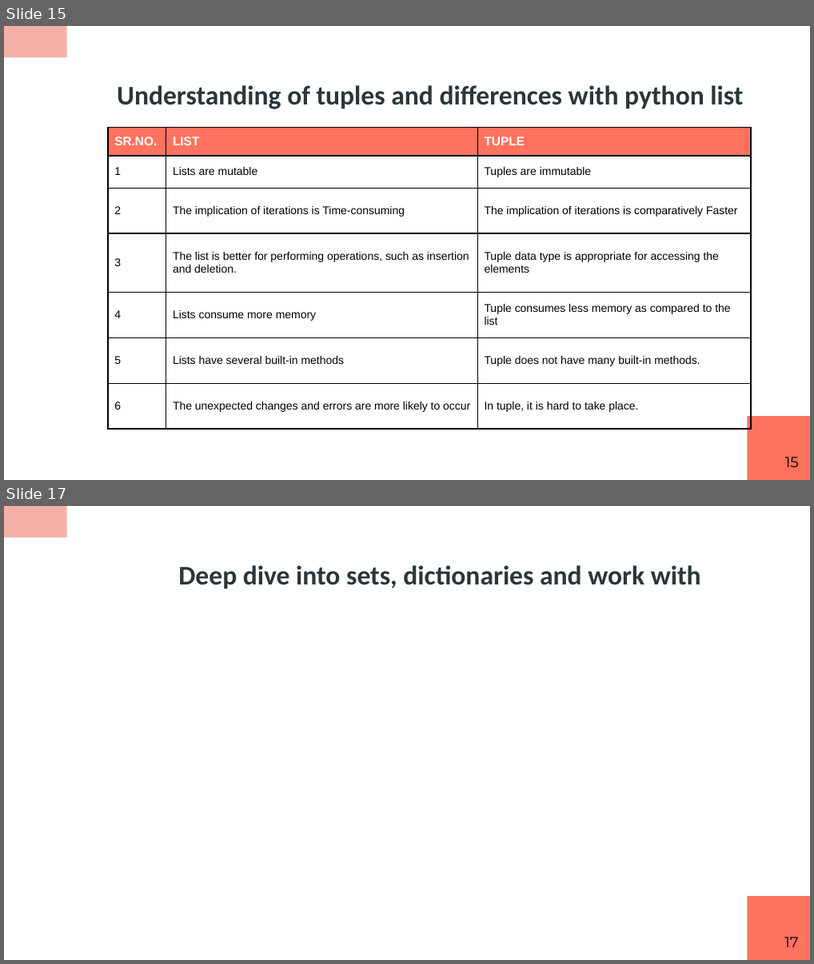
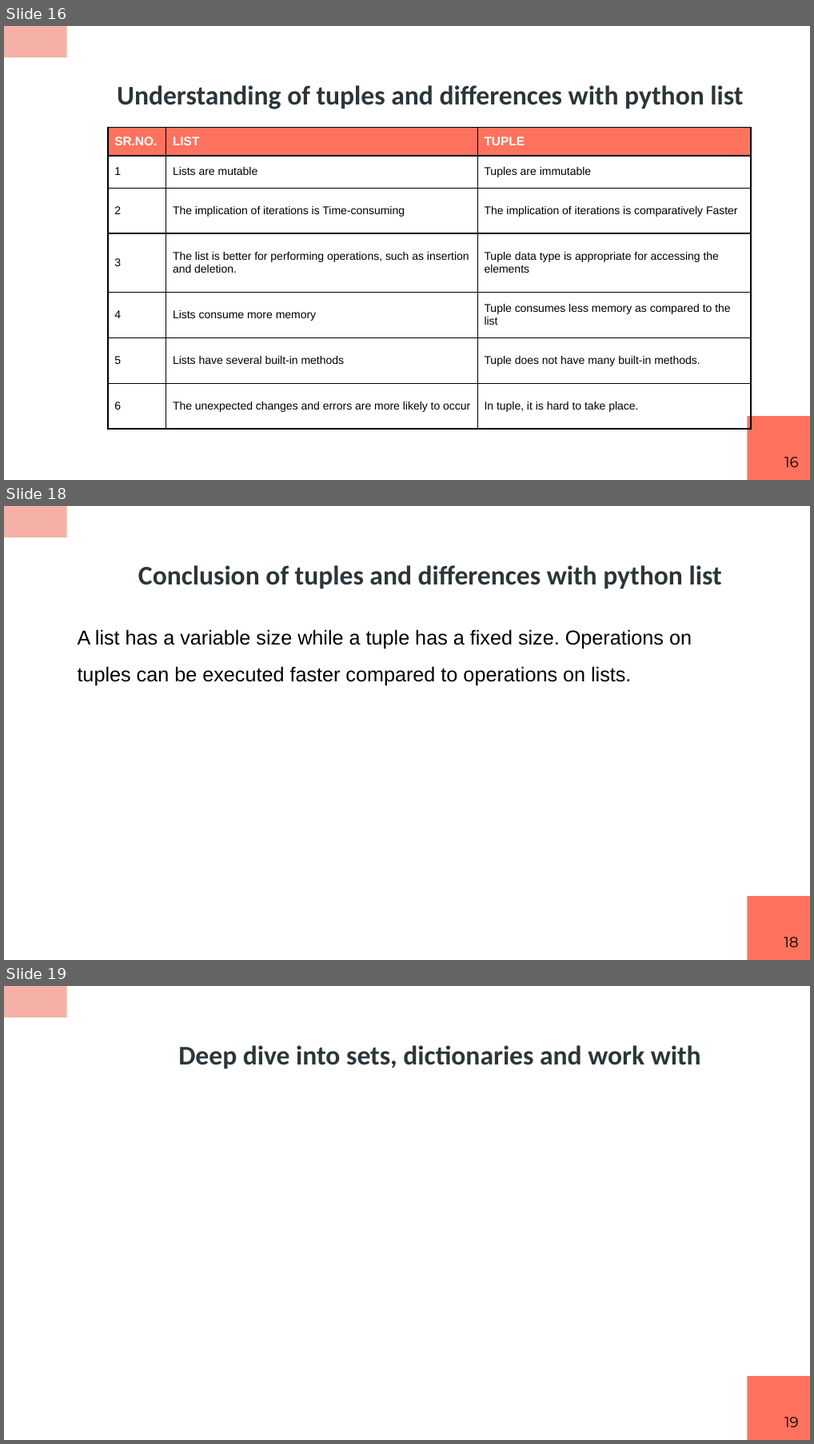
Before and after one commit to RashmivernekarN/ai_with_python_keonics, a slide deck: module2/ppt/Advanced Concepts Using Datastructures.pptx. Shown one above the other, each under a label of ours: slides 15 and 17 before the commit, slides 16, 18 and 19 after it; the slides between them are not shown. The pictures are 814x964 and 814x1444 pixels, drawn with LibreOffice and Linux fonts; fonts in the diff are those of the drawing. Boxes give left, top, right and bottom in pixels: in the first picture for what was removed or moved away, otherwise in the second. Text is boxed around its words. In the diff, an @@ line names an element or a change of style, - is before the commit and + after.

```diff
--- a/module2/ppt/Advanced Concepts Using Datastructures.pptx
+++ b/module2/ppt/Advanced Concepts Using Datastructures.pptx
@@ slide 18 added at [4, 506, 810, 960], background #FFFFFF; not listed: 2 template elements that a slide beside it also shows @@
@@ title added at [138, 565, 722, 589], 24 pt, text #2C363A, bold @@
+Conclusion of tuples and differences with python list
@@ text added at [78, 629, 692, 685], 18 pt, text #000000 @@
+A list has a variable size while a tuple has a fixed size. Operations on tuples can be executed faster compared to operations on lists.
@@ page number added at [784, 936, 798, 947], 13 pt, text #000000 @@
+18
@@ what was slide 15 is now slide 16 @@
@@ page number at [785, 456, 799, 467]: text changed @@
-15
+16
@@ what was slide 17 is now slide 19 @@
@@ page number at [785, 1416, 799, 1427]: text changed @@
-17
+19
```
Also in this commit, not shown: 2 slides changed, 1 other slide added, 1 other file.
